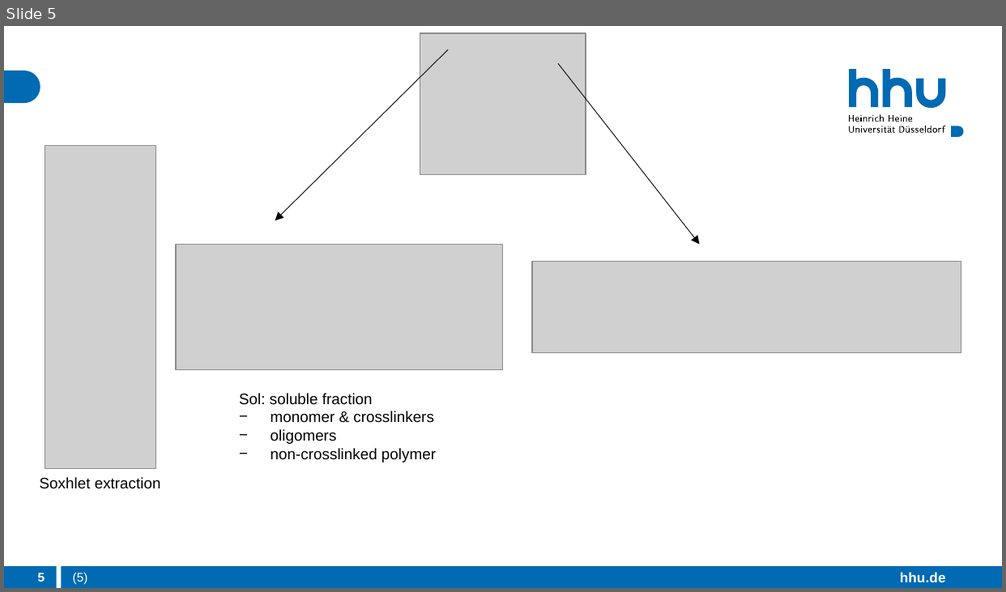
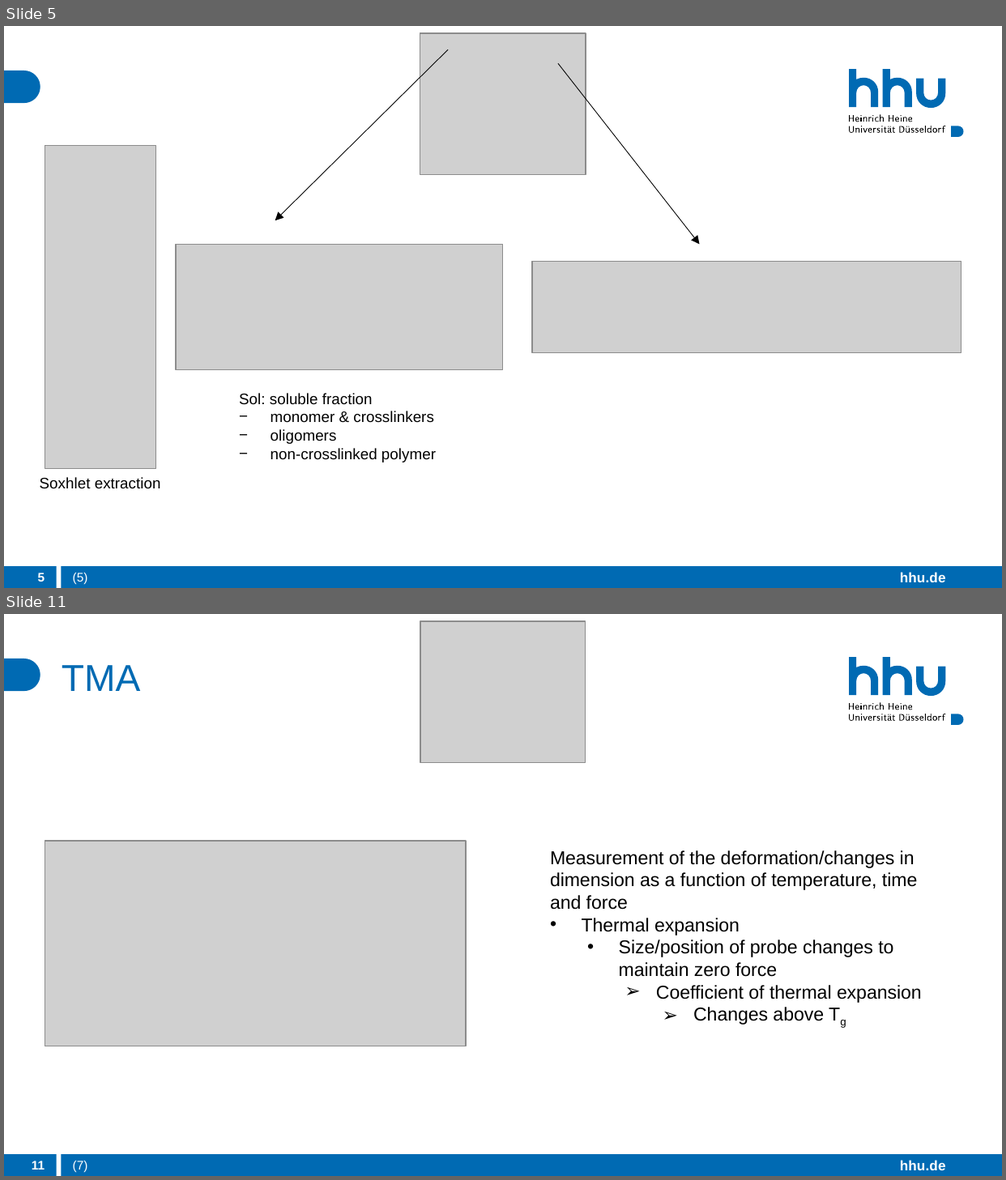
Before and after one commit to 09lena01/M.Sc., a slide deck: 2. Semester/AdMat/Soft Matter (Delaittre)/Characterizing_crosslinked_polymer_networks.pptx. Shown one above the other, each under a label of ours: slide 5 before the commit, slides 5 and 11 after it; the slides between them are not shown. The pictures are 1006x592 and 1006x1180 pixels, drawn with LibreOffice and Linux fonts; fonts in the diff are those of the drawing; grey boxes stand for pictures. Boxes give left, top, right and bottom in pixels: in the first picture for what was removed or moved away, otherwise in the second. Text is boxed around its words. In the diff, an @@ line names an element or a change of style, - is before the commit and + after.

```diff
--- a/2. Semester/AdMat/Soft Matter (Delaittre)/Characterizing_crosslinked_polymer_networks.pptx
+++ b/2. Semester/AdMat/Soft Matter (Delaittre)/Characterizing_crosslinked_polymer_networks.pptx
@@ slide 11 added at (4, 614, 1002, 1176), background #FFFFFF; not listed: 26 template elements that a slide beside it also shows @@
@@ picture added at (420, 621, 585, 763) @@
@@ title added at (62, 665, 140, 691), 27 pt, text #006AB3 @@
+TMA
@@ rectangle added at (61, 714, 675, 730), fill #FFFFFF @@
@@ picture added at (45, 841, 466, 1046) @@
@@ text added at (550, 851, 922, 1025), 13.5 pt, text #000000 @@
+Measurement of the deformation/changes in dimension as a function of temperature, time and force
+• Thermal expansion
+  • Size/position of probe changes to maintain zero force
+    ➢ Coefficient of thermal expansion
+      ➢ Changes above Tg
@@ page number added at (32, 1161, 44, 1170), 9 pt, text #FFFFFF, bold @@
+11
@@ text added at (73, 1161, 88, 1173), 9 pt, text #FFFFFF @@
+(7)
```
Also in this commit, not shown: 3 slides changed, 7 other slides added, 3 slides removed, 1 other file.
